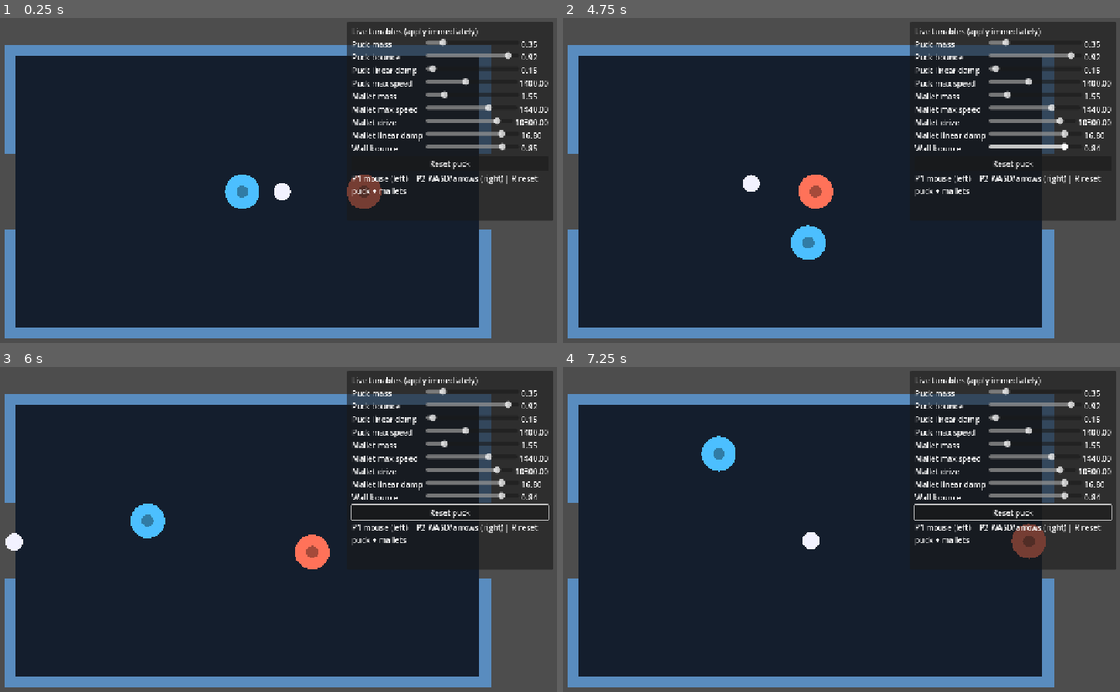
Above: before the commit, frames 1-4 (two rows, left to right).
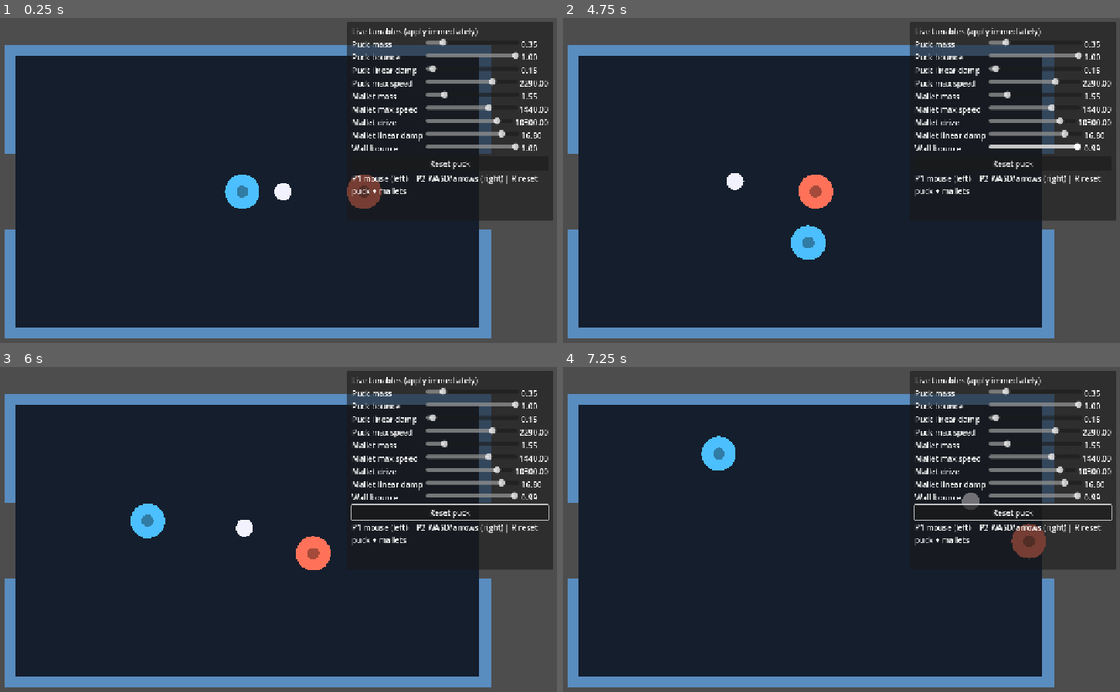
Above: after the commit, the same moments.

Repository: waigore/airhockey
Game: Godot game, scene res://scenes/main.tscn
Same seed, same stepped clock (60 frames per second), same inputs: the game is played once before the commit and once after it.
Inputs (mouse positions are in pixels of both pictures, inside the frame that each line leads up to):
- Up to frame 1 (0.25 s): no input
- Up to frame 2 (4.75 s): tap Enter at 0.5 s; move the mouse to (947, 174) at 0.52 s; hold Right 0.53-1.25 s; tap R at 0.6, 2.1, 2.85, 3.6, 4.35 s; click "Reset puck" at 1.25 s; move the mouse to (685, 209) at 2.02 s; hold Down 2.03-2.78 s; move the mouse to (874, 115) at 2.77 s; hold Right 2.78-3.53 s; move the mouse to (780, 261) at 3.52 s; hold Up 3.53-4.28 s; tap Space at 4.25 s; move the mouse to (997, 242) at 4.27 s; hold Left from 4.28 s (still down)
- Up to frame 3 (6 s): move the mouse to (61, 487) at 5.02 s; tap R at 5.1, 5.85 s; move the mouse to (278, 539) at 5.77 s; release Left at 5.78 s; hold Down from 5.78 s (still down)
- Up to frame 4 (7.25 s): move the mouse to (718, 454) at 6.52 s; release Down at 6.53 s; hold Right from 6.53 s (still down); tap R at 6.6 s

The runs differ from the first frame. In frame 1, 0.3% of the frame differs, in the area x 49-97%, y 10-57%; in frame 2, 0.5%; in frame 3, 0.6%, in the area x 0-97%, y 10-63%; in frame 4, 0.5%.

Commit message:
Update PoC defaults to latest playtested feel.
Raises puck bounce/max speed and wall bounce to the set just confirmed in play.

Co-authored-by: Cursor <cursoragent@cursor.com>

Diff:
--- a/pocs/physics-feel-live-tunables/scripts/tunables.gd
+++ b/pocs/physics-feel-live-tunables/scripts/tunables.gd
@@ -6,16 +6,16 @@
 signal changed
 
 var puck_mass: float = 0.35
-var puck_bounce: float = 0.92
+var puck_bounce: float = 1.0
 var puck_linear_damp: float = 0.15
-var puck_max_speed: float = 1400.0
+var puck_max_speed: float = 2290.0
 
 var mallet_mass: float = 1.55
 var mallet_max_speed: float = 1440.0
 var mallet_drive: float = 10300.0 ## follow gain (mapped in mallet controller)
 var mallet_linear_damp: float = 16.8 ## extra follow damping (not engine linear_damp)
 
-var wall_bounce: float = 0.85
+var wall_bounce: float = 1.0
 
 
 func notify_changed() -> void:
Not shown, changed: pocs/physics-feel-live-tunables/README.md
